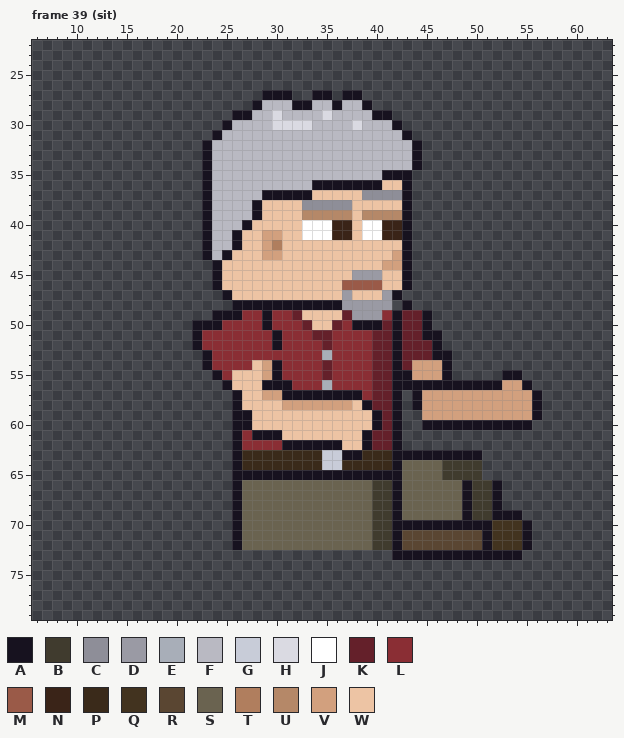
Two states of a pixel-art file, sprites/expo/expo_grizzle_right_anim.aseprite. This is how it looked before the edit.
64x80 pixels, 129 frames. Shown: frame 39 (sit): x 6..63, y 22..79. The old version is drawn lined up with the new one. The commit also changed other frames, which this record leaves out.
Visible layers, top first: "Arm Top", "Beard", "Hair", "Face", "Watch", "Near Arm", "Collar", "Belt", "Shirt", "Body", "Back Arm", "Pants", "Shoes".
Palette (. is transparent): A #17121f  B #403b2e  C #8e8e98  D #9a9aa4  E #a8aeb8  F #b9b9c2  G #c8ccd8  H #dadae2  J #ffffff  K #64202a  L #8a2e34  M #9a5a48  N #3a2418  P #3a2a1a  Q #42331f  R #5a4632  S #6a6350  T #b07e5e  U #b58868  V #d2a07e  W #edc4a4
Pixels before, frame 39 (sit) (only the part around the change), first column x 14:
39 .........AFFFFAWWWWUUUUUWUUUUA....................
40 .........AFFFAWWWWWJJJNNWJJNNA....................
41 .........AFFAWWVVWWJJJNNWJJNNA....................
42 .........AFFAWWVTWWWWWWWWWWWWA....................
43 .........AFAWWWVVWWWWWWWWWWWVA....................
44 ..........AWWWWWWWWWWWWWWWWVVA....................
45 ..........AWWWWWWWWWWWWWDDDWWA....................
46 ..........AWWWWWWWWWWWWMMMMWWA....................
47 ...........AWWWWWWWWWWWDWWWDA.....................
48 ............AAAAAAAAAAADDDDD.A....................
49 ..........AAALLALLKWWWWKDDDLAKKA..................
50 ........AAALLLLALLLKWWKLAAAKAKKA..................
51 ........ALLLLLLLALLLKKLLLLKKAKKAA.................
52 ........ALLLLLLLALLLLKLLLLKKAKKKA.................
53 .........ALLLLLLLLLLLELLLLKKAKKKAA................
54 .........ALLLLWVALLLLKLLLLKKAKVVVA................
55 ..........ALWWWVALLLLKLLLLKKAAVVVA.....AA.........
56 ...........AWWWAAALLLELLLLKKAAAAAAAAAAAVVA........
57 ............AWWVVAAAAAAAALKKA.AVVVVVVVVVVVA.......
58 ............AWWWWVVVVVVVWAKKA.AVVVVVVVVVVVA.......
59 ............AAWWWWWWWWWWWWAKA..VVVVVVVVVVVA.......
60 ............AAWWWWWWWWWWWWAKA..AAAAAAAAAAA........
61 ............ALAAAWWWWWWWWAKKA.....................
62 ............ALLLLAAAAAAWWAKKA.....................
63 ............APPPPPPPPGGAAPPPAAAAAAAAA.............
64 ............APPPPPPPPGGPPPPPASSSSBBBB.............
65 ............AAAAAAAAAAAAAAAAASSSSBBBB.............
66 ............ASSSSSSSSSSSSSBBASSSSSSABBA...........
67 ............ASSSSSSSSSSSSSBBASSSSSSABBA...........
68 ............ASSSSSSSSSSSSSBBASSSSSSABBA...........
69 ............ASSSSSSSSSSSSSBBASSSSSSABBAAA.........
70 ............ASSSSSSSSSSSSSBBAAAAAAAAAAQQQA........
71 ............ASSSSSSSSSSSSSBBARRRRRRRRAQQQA........
72 ............ASSSSSSSSSSSSSBBARRRRRRRRAQQQA........
73 ............................AAAAAAAAAAAAA.........
74 ..................................................
75 ..................................................
76 ..................................................
77 ..................................................
78 ..................................................
79 ..................................................
After:
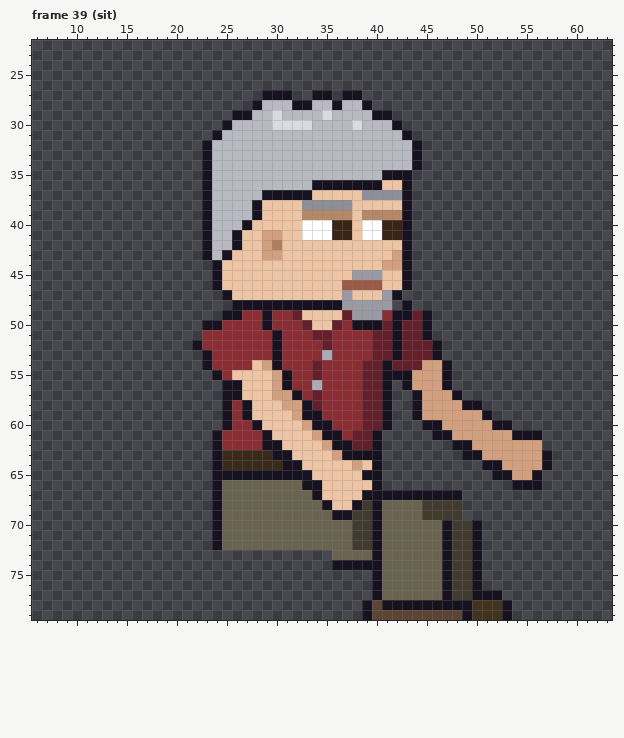
Difference:
whole drawing moved by +2,-6 (the old picture is shown already moved)
Changed rows in their new state; - is an unchanged pixel.
Frame 39 (sit):
first column x 22:
49 --.------------------A--------------
50 .-----------------------------------
51 .-----------------------.-----------
53 --------A----------------.----------
54 ------------KL---K-AK-K-------------
55 -------WVA--KL---K-A-----------..---
56 ----A--WV---EL---K-A.-VVV-........--
57 ---A---W-V-LKLLLLK-A.-----A........-
58 ---ALA-----AKLLLLK-A.------AA......-
59 ---AL-----VAALLLLKKA.-A------A.....-
60 ---ALLA----VAALLLKKA.----VVVVV--..--
61 --ALL-L-W---VAALKKA..---AAVVVVVVAAA-
62 --ALL--AAWWWWV-AKKA..-----AAVVVVVVV-
63 --APP---AAWWWWV--AA........--VVVVVVA
64 --APP----AAWWWWWVWA..........AAVVVVA
65 --AA--------WWWWW--..........-AAVVA-
66 --ASS------AAWWWWWA............-AAA-
67 --ASS-------AWWWWAAA-AAAAAA....-----
68 --ASS--------AWWABASS--BBBB....-----
69 --ASS---------AABBASS--BBBB......---
70 --ASS-----------BBASSSSSS-BB-.....--
71 --ASS-----------BBASSSSSSABBA.....--
72 --ASS-----------BBASSSSSSABBA.....--
73 --------------SSSSASSSSSS-BB-....---
74 --------------AAAAASSSSSSABBA-------
75 ------------------ASSSSSSABBA-------
76 ------------------ASSSSSSABBA-------
77 ------------------ASSSSSSABBAAA-----
78 -----------------ARAAAAAAAAAQQQA----
79 -----------------ARRRRRRRRRAQQQA----
Where, in picture pixels (left, top, right, bottom), the same in both pictures:
changed: (192, 310, 552, 620)
